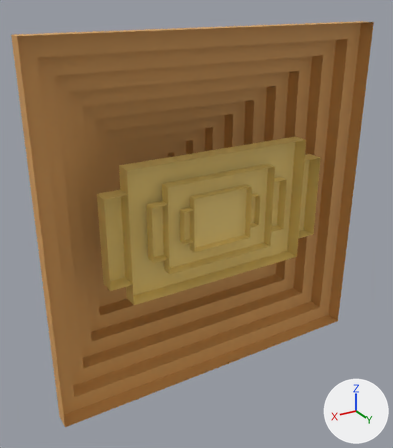
The FBX model forja-rapida/arte/fbx/Deco_Zona2.fbx as it was, and as the next commit left it.
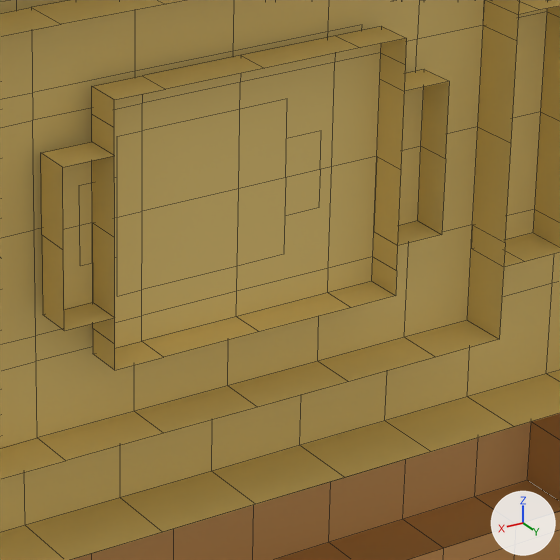
Old and new are each drawn whole from a camera (50 mm lens) standing at (14.0, 20.73, 10.46) and looking at (-0.37, -3.22, -1.51) and again close up on the part from 44% to 72% of the width and 40% to 65% of the height. Arrows for +X, +Y and +Z are at lower right; the lights stay in place. The first two pictures are the older version. The close-ups show mesh edges as thin lines. Where no turn or scale is listed for an object, it has been applied to the vertices.

In view in the first close-up: 'Duna_Chica_Arena', 'Duna_Grande_Arena', 'Duna_Mediana_Arena', 'Piramide_Piramide'.
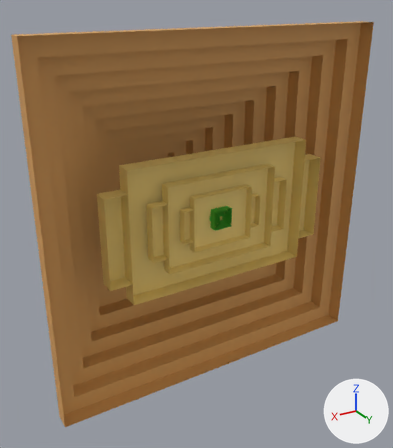
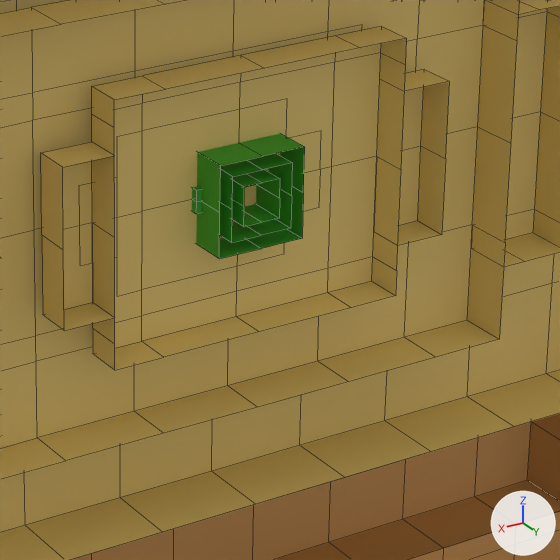
Boxes (x1, y1, x2, y2) around the edits, measured in the close-ups (560 x 560 px):
'Cactus_Grande_Cactus', added (green): after (196, 133, 305, 259)
'Cactus_Mediano_Cactus', added (green): after (220, 153, 293, 243)
'Cactus_Chico_Cactus', added (green): after (192, 169, 280, 227)

The change, as a diff of the scene's bpy script:
```diff
--- a/forja-rapida/arte/fbx/Deco_Zona2.fbx.py
+++ b/forja-rapida/arte/fbx/Deco_Zona2.fbx.py
@@ mat_cactus @@
+mat_cactus = principled_material('Cactus')
+mat_cactus.base_color = (0.0467, 0.434, 0.0232)  # green #3db02a
+mat_cactus.roughness = 0.6
@@ me_cactus_grande_cactus @@
+me_cactus_grande_cactus.from_pydata(...)  # 164 vertices, 134 faces; spans x -1.19..1.33, y -3.08..0.0, z -0.49..0.49
+me_cactus_grande_cactus.materials.append(mat_cactus)  # green #3db02a
@@ me_cactus_chico_cactus @@
+me_cactus_chico_cactus.from_pydata(...)  # 67 vertices, 48 faces; spans x -0.21..0.546, y -1.12..0.0, z -0.21..0.21
+me_cactus_chico_cactus.materials.append(mat_cactus)  # green #3db02a
@@ me_cactus_mediano_cactus @@
+me_cactus_mediano_cactus.from_pydata(...)  # 118 vertices, 94 faces; spans x -0.84..0.91, y -1.96..0.0, z -0.35..0.35
+me_cactus_mediano_cactus.materials.append(mat_cactus)  # green #3db02a
@@ ob_cactus_grande_cactus @@
+ob_cactus_grande_cactus = bpy.data.objects.new('Cactus_Grande_Cactus', me_cactus_grande_cactus)
+ob_cactus_grande_cactus.location = (0.0, 0.0, 0.0)
@@ ob_cactus_chico_cactus @@
+ob_cactus_chico_cactus = bpy.data.objects.new('Cactus_Chico_Cactus', me_cactus_chico_cactus)
+ob_cactus_chico_cactus.location = (0.0, 0.0, 0.0)
@@ ob_cactus_mediano_cactus @@
+ob_cactus_mediano_cactus = bpy.data.objects.new('Cactus_Mediano_Cactus', me_cactus_mediano_cactus)
+ob_cactus_mediano_cactus.location = (0.0, 0.0, 0.0)
```
